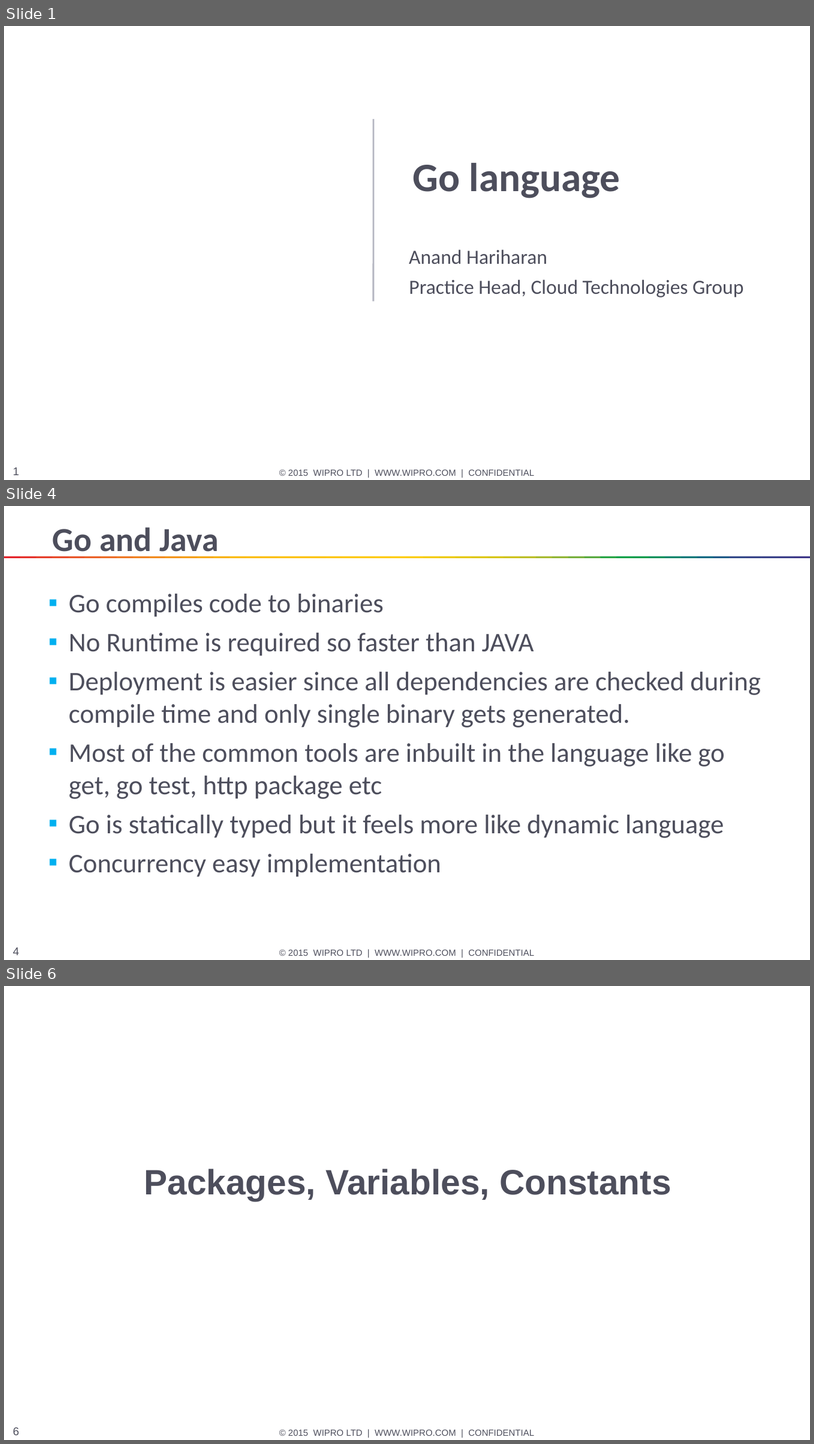
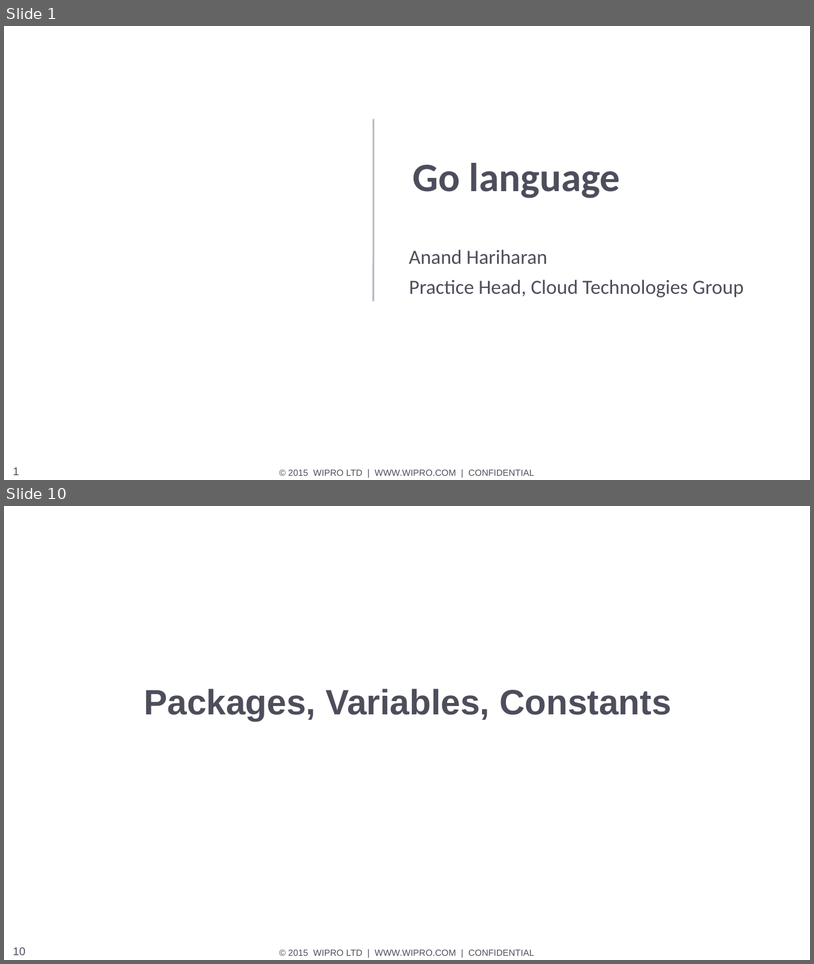
Before and after one commit to HANAND1979/go, a slide deck: go/Go.pptx. Shown one above the other, each under a label of ours: slides 1, 4 and 6 before the commit, slides 1 and 10 after it; the slides between them are not shown. The pictures are 814x1444 and 814x964 pixels, drawn with LibreOffice and Linux fonts; fonts in the diff are those of the drawing; background and template pictures are left out. Boxes give left, top, right and bottom in pixels: in the first picture for what was removed or moved away, otherwise in the second. Text is boxed around its words. In the diff, an @@ line names an element or a change of style, - is before the commit and + after.

Commit message:
Added new version of PPT after plagiarism check

```diff
--- a/go/Go.pptx
+++ b/go/Go.pptx
@@ slide 4 removed at [4,506,810,960], background #FFFFFF; not listed: 6 template elements that a slide beside it also shows @@
@@ title removed at [53,527,219,558] @@
-Go and Java
@@ group removed at [20,556,794,558]: 47 rectangles @@
@@ text removed at [69,594,761,876] @@
-▪ Go compiles code to binaries
-▪ No Runtime is required so faster than JAVA
-▪ Deployment is easier since all dependencies are checked during compile time and only single binary gets generated.
-▪ Most of the common tools are inbuilt in the language like go get, go test, http package etc
-▪ Go is statically typed but it feels more like dynamic language
-▪ Concurrency easy implementation
@@ what was slide 6 is now slide 10 @@
@@ page number at [13,947,26,955]: text changed @@
-6
+10
```
Also in this commit, not shown: 11 slides changed, 8 slides added, 2 other slides removed.
